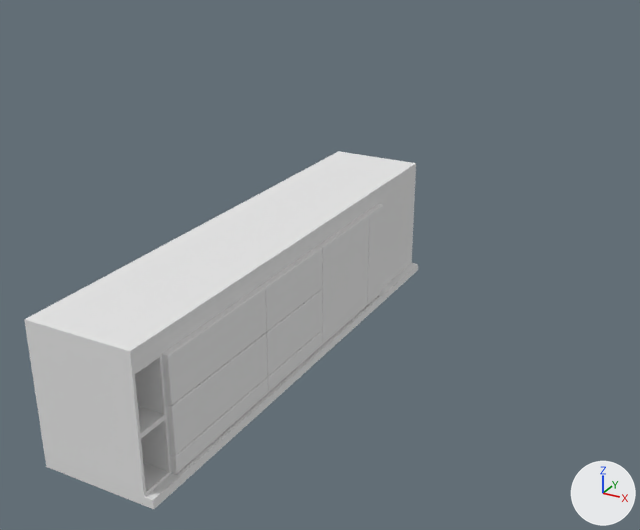
Two versions of the Blender file Assets/Models/KitchenBottomblend.blend, one commit apart.
Rendered twice from a 50 mm camera at (50.9, -79.0, 44.1) aimed at (3.4, 7.4, 0.9). The lights are fixed; the arrows at lower right show +X, +Y and +Z.

Objects in the first picture: 'Box', 'Desk'.
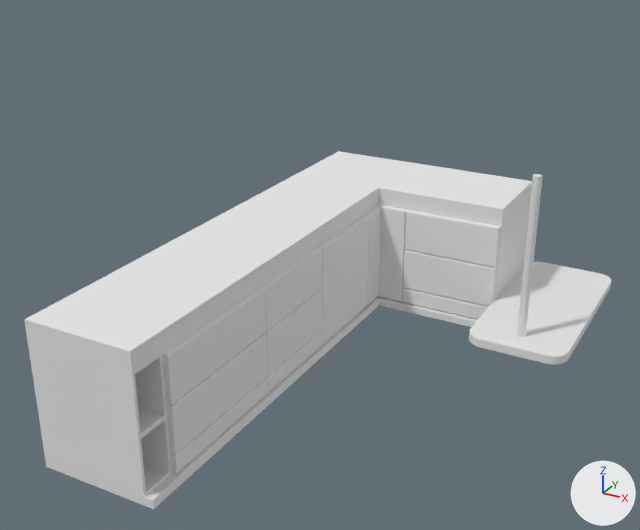
Where the newer file only moved an object's origin or applied its transform, the numbers keep the older frame.

Boxes [x1, y1, x2, y2] around the edits, measured in the pictures (640 x 530 px):
'Box', reshaped: before [24, 151, 416, 497]; after [24, 151, 532, 497]
'FrontsX', added: after [377, 204, 501, 319]
'Table', added: after [469, 262, 611, 364]
'Desk', reshaped, moved, turned: before [45, 263, 418, 509]; after [45, 297, 478, 509]
'TableLeg', added: after [517, 174, 543, 337]
part 2 of me_cube_003, built on: before [169, 263, 418, 495]; after [378, 297, 478, 327]
'FrontsY', unchanged, uncovered by the edit: after [162, 205, 381, 474]

Patch to the scene script:
```diff
--- a/Assets/Models/KitchenBottomblend.blend.py
+++ b/Assets/Models/KitchenBottomblend.blend.py
@@ me_cube_007 @@
 # used by ob_box; location = (6.3, -16.1, 3.2); scale = (0.3, 6.0, 2.59)
-me_cube_007.from_pydata(...)  # 193 vertices, 125 faces; spans x -41.0..1.2, y -2.3..7.7, z -3.9..1.8
+me_cube_007.from_pydata(...)  # 112 vertices, 51 faces; spans x -78.3..53.1, y -2.3..12.0, z -3.9..7.1
+# me_cube_007 part 1
+# 57 vertices are removed from x -1.0..1.2, y -1.7..5.7, z -3.9..1.0
+# 58 faces are deleted
+# 11 vertices are added at x -1.0..53.1, y 5.7..7.7, z -3.9..1.8
+# 14 new faces join them
 me_cube_007.materials.append(mat_material)
@@ me_cube_003 @@
 # used by ob_desk; location = (5.0, -29.0, -7.9)
-me_cube_003.from_pydata(...)  # 8 vertices, 6 faces; spans x -11.0..2.0, y -1.0..59.0, z 0.0..1.0
+me_cube_003.from_pydata(...)  # 58 vertices, 34 faces; spans x -58.0..2.1, y -1.0..27.3, z 0.0..1.0
+# me_cube_003 part 2
+# 4 vertices are removed from x -11.0..2.0, y 59.0, z 0.0..1.0
+# 6 faces are deleted
+# 14 vertices are added at x -11.0..2.0, y -1.0..25.3, z 0.0..1.0
+# 6 new vertices lie (0.0, 15.4, 0.0) away from vertices in x -11.0..-10.9, y -1.0, z 0.0..0.5
+# 5 new vertices lie (0.0, 15.3, 0.0) away from vertices in x -11.0..-10.9, y -1.0, z 0.9..1.0
+# 17 new faces join them
@@ me_cube_000 @@
+me_cube_000.from_pydata(...)  # 49 vertices, 36 faces; spans x -90.7..40.5, y 1.2..7.7, z 5.1..16.1
+me_cube_000.materials.append(mat_material)  # white #e7e7e7
@@ me_cylinder @@
+me_cylinder.from_pydata(...)  # 80 vertices, 54 faces; spans x 9.3..20.7, y 6.5..31.5, z 37.6..38.6
@@ me_cylinder_001 @@
+me_cylinder_001.from_pydata(...)  # a 32-sided cylinder along z spanning x -1.0..1.0, y -1.0..1.0, z -1.0..1.0
@@ ob_desk @@
 ob_desk = bpy.data.objects.new('Desk', me_cube_003)
-ob_desk.location = (5.0, -29.0, -7.9)
+ob_desk.location = (21.3, 28.0, -7.9)
+ob_desk.rotation_euler = (0.0, 0.0, 1.571)  # degrees (0, 0, 90)
@@ ob_frontsx @@
+ob_frontsx = bpy.data.objects.new('FrontsX', me_cube_000)
+ob_frontsx.location = (10.0, 10.0, -20.0)
+ob_frontsx.scale = (0.3, 6.0, 2.59)
@@ ob_table @@
+ob_table = bpy.data.objects.new('Table', me_cylinder)
+ob_table.location = (13.0, 0.6, -42.3)
@@ ob_tableleg @@
+ob_tableleg = bpy.data.objects.new('TableLeg', me_cylinder_001)
+ob_tableleg.location = (27.9, 10.4, 5.7)
+ob_tableleg.scale = (0.5, 0.5, 9.48)
```
